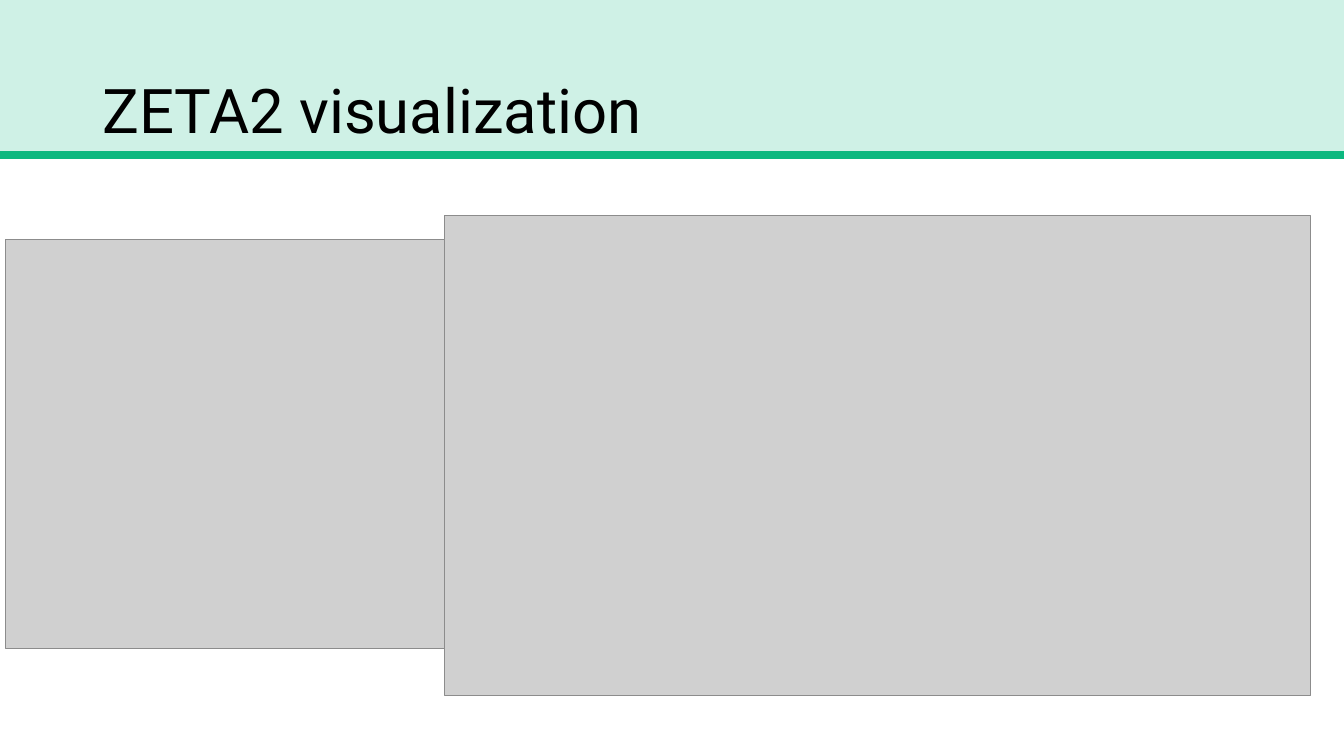
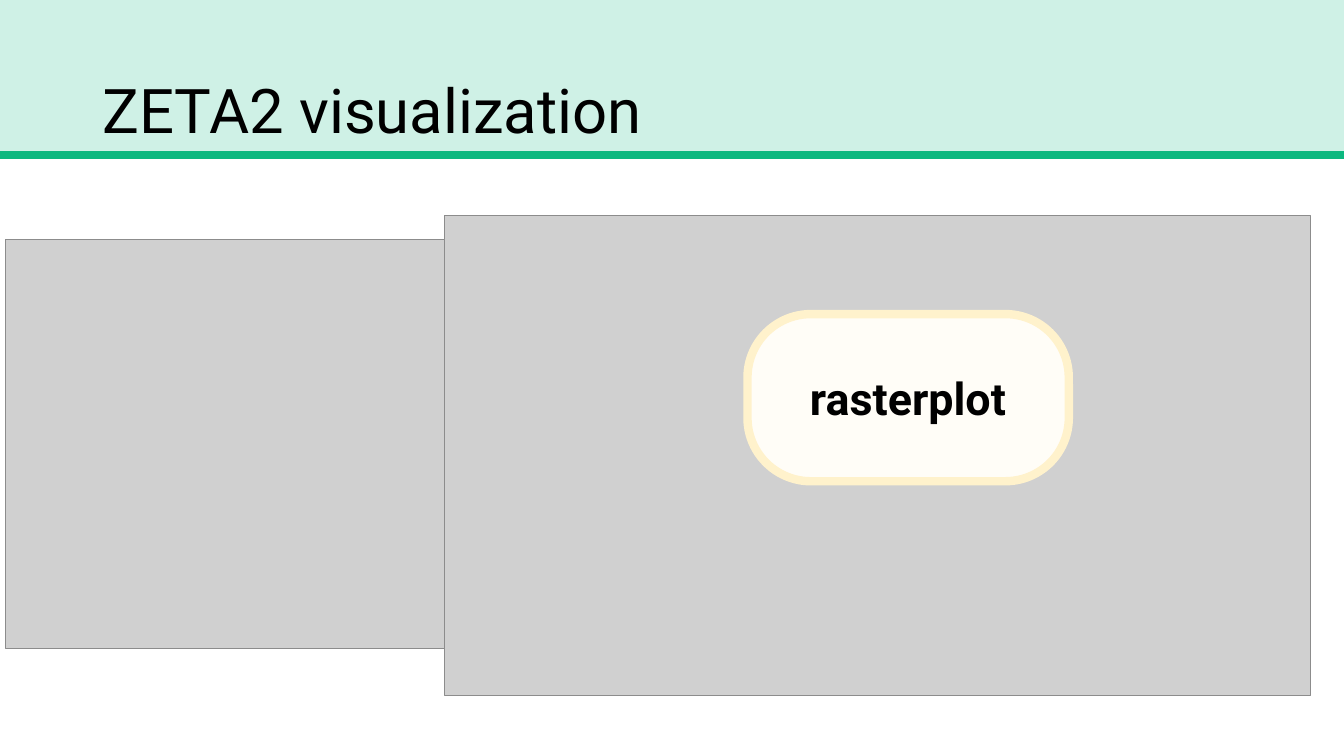
Before and after one commit to trNk27/Human_Data_Exploration, a slide deck: slide 20 of presentation/Prototype.pptx (slide 19 before the commit). Drawn at 1344x756 pixels with LibreOffice and Linux fonts; fonts in the diff are those of the drawing; grey boxes stand for pictures. Boxes give left, top, right and bottom in pixels: in the first picture for what was removed or moved away, otherwise in the second. Text is boxed around its words. In the diff, an @@ line names an element or a change of style, - is before the commit and + after.

```diff
--- a/presentation/Prototype.pptx
+++ b/presentation/Prototype.pptx
@@ rounded rectangle added at (748, 315, 1070, 482), fill #FFFDF7, outline #FFF2CC 6 pt, 32 pt, text #000000, bold @@
+rasterplot
```
Also in this commit, not shown: 9 other slides changed, 5 slides added, 4 slides removed, 17 other files.
